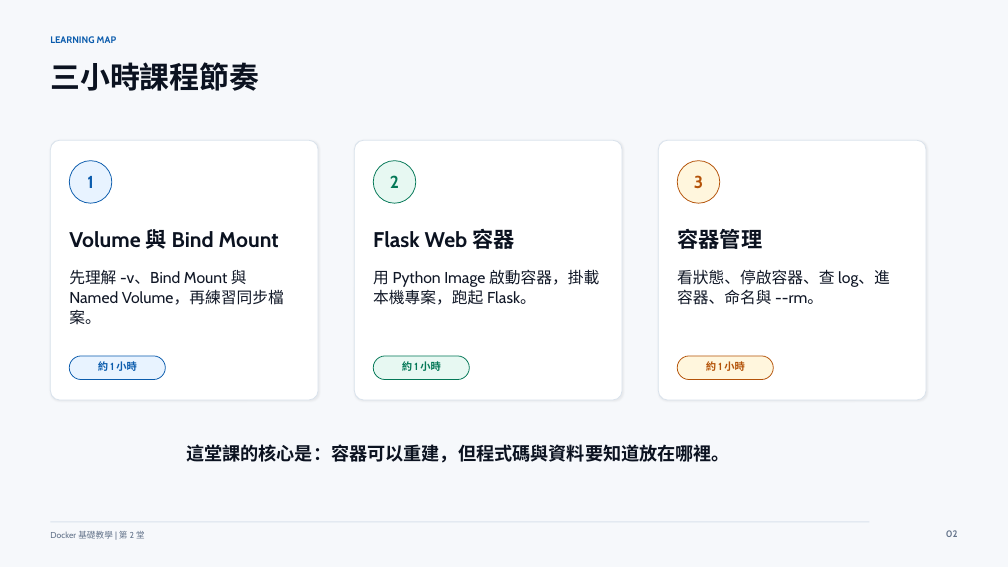
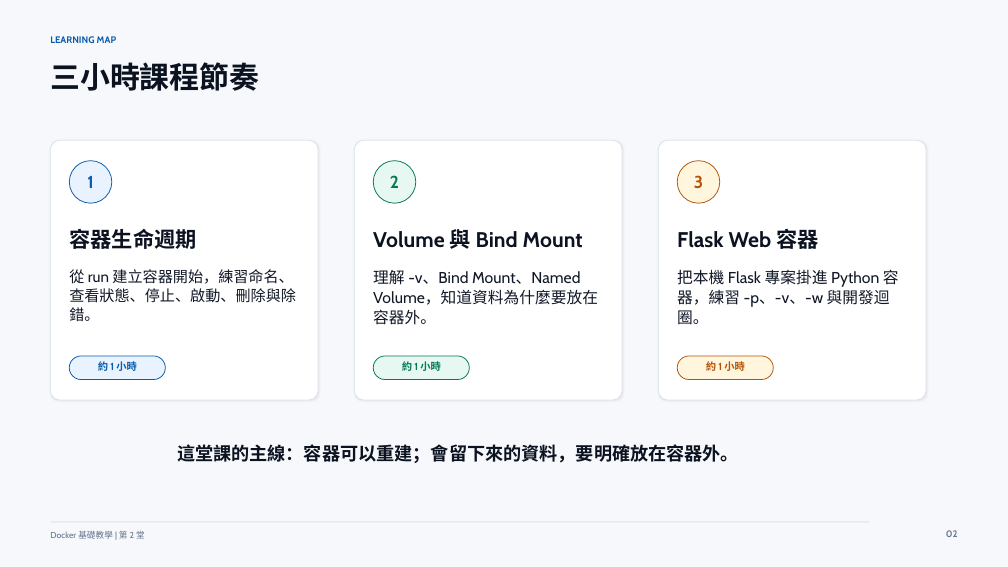
Before and after one commit to lalalalaluk/docker-practice, a slide deck: slide 2 of slides/docker-session2-flask-volume.pptx. Drawn at 1008x567 pixels with LibreOffice and Linux fonts; fonts in the diff are those of the drawing. Boxes give left, top, right and bottom in pixels: in the first picture for what was removed or moved away, otherwise in the second. Text is boxed around its words. In the diff, an @@ line names an element or a change of style, - is before the commit and + after.

```diff
--- a/slides/docker-session2-flask-volume.pptx
+++ b/slides/docker-session2-flask-volume.pptx
@@ text at bbox=[69, 229, 197, 249]: text changed @@
-Volume 與 Bind Mount
+容器生命週期
@@ text at bbox=[373, 229, 583, 249]: text changed @@
-Flask Web 容器
+Volume 與 Bind Mount
@@ text at bbox=[677, 229, 818, 249]: text changed @@
-容器管理
+Flask Web 容器
@@ text at bbox=[69, 269, 296, 321]: text changed; size 15 to 14.4 pt @@
-先理解 -v、Bind Mount 與 Named Volume，再練習同步檔案。
+從 run 建立容器開始，練習命名、查看狀態、停止、啟動、刪除與除錯。
@@ text at bbox=[677, 269, 899, 325]: text changed @@
-看狀態、停啟容器、查 log、進容器、命名與 --rm。
+把本機 Flask 專案掛進 Python 容器，練習 -p、-v、-w 與開發迴圈。
@@ text at bbox=[373, 270, 598, 325]: text changed @@
-用 Python Image 啟動容器，掛載本機專案，跑起 Flask。
+理解 -v、Bind Mount、Named Volume，知道資料為什麼要放在容器外。
@@ text at bbox=[177, 444, 739, 463]: text changed @@
-這堂課的核心是：容器可以重建，但程式碼與資料要知道放在哪裡。
+這堂課的主線：容器可以重建；會留下來的資料，要明確放在容器外。
```
Also in this commit, not shown: 25 other slides changed, 8 slides added, 4 other files.
